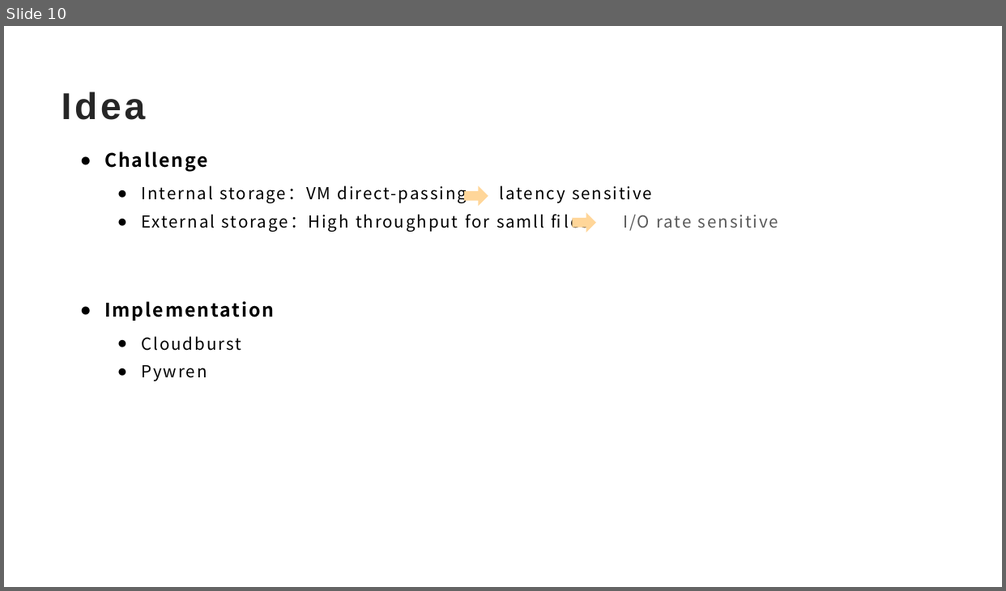
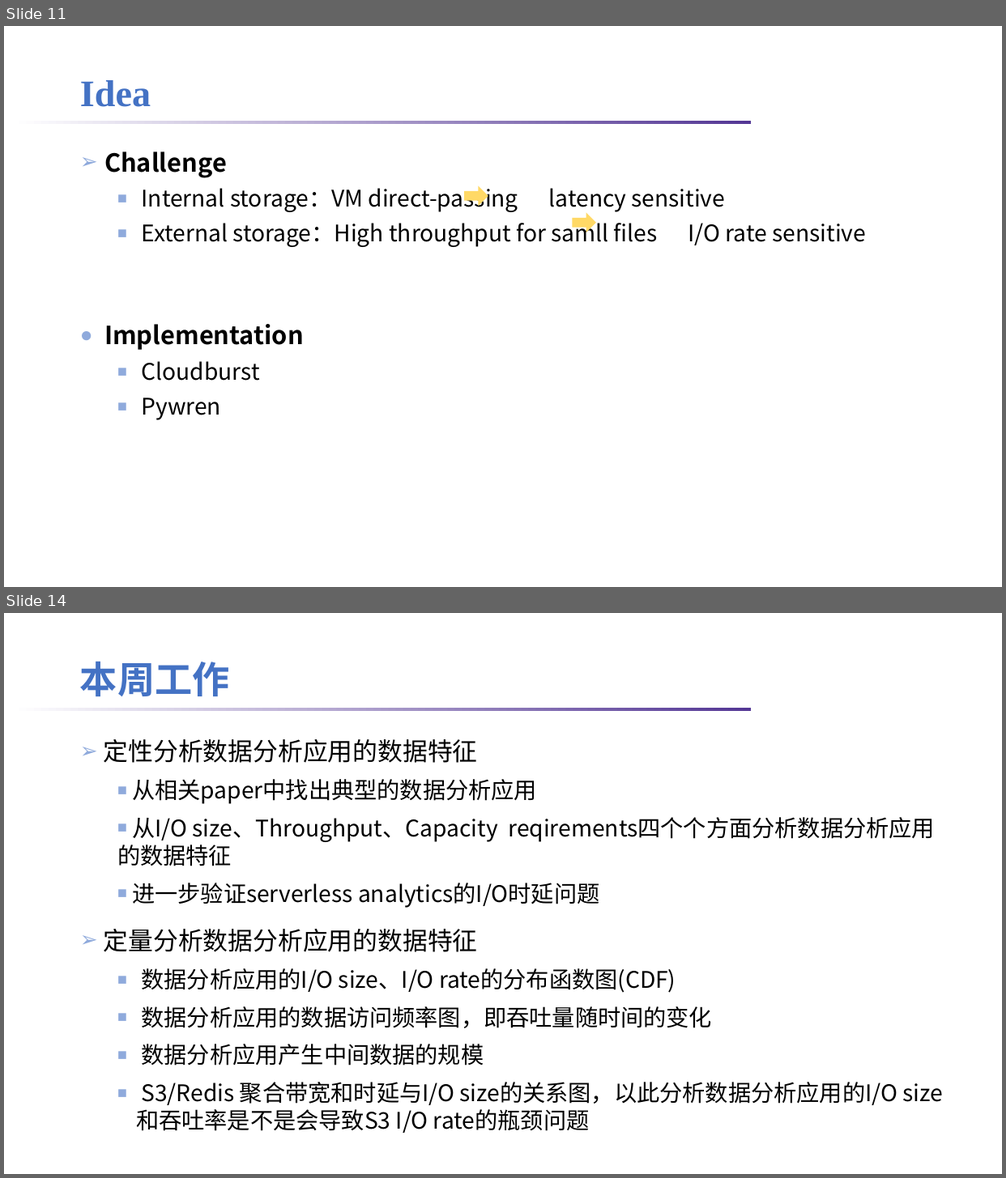
Before and after one commit to lt2000/ADSL, a slide deck: meeting/作图.pptx. Shown one above the other, each under a label of ours: slide 10 before the commit, slides 11 and 14 after it; the slides between them are not shown. The pictures are 1006x591 and 1006x1178 pixels, drawn with LibreOffice and Linux fonts; fonts in the diff are those of the drawing; background and template pictures are left out. Boxes give left, top, right and bottom in pixels: in the first picture for what was removed or moved away, otherwise in the second. Text is boxed around its words. In the diff, an @@ line names an element or a change of style, - is before the commit and + after.

```diff
--- a/meeting/作图.pptx
+++ b/meeting/作图.pptx
@@ slide 14 added at bbox=[4, 613, 1002, 1174], background #FFFFFF; not listed: 1 template element that a slide beside it also shows @@
@@ title added at bbox=[80, 661, 230, 696], 36 pt, text #4472C4, bold @@
+本周工作
@@ text added at bbox=[104, 739, 897, 1133], 22 pt, text #000000 @@
+➢ 定性分析数据分析应用的数据特征
+  ■ 从相关paper中找出典型的数据分析应用
+  ■ 从I/O size、Throughput、Capacity reqirements四个个方面分析数据分析应用的数据特征
+  ■ 进一步验证serverless analytics的I/O时延问题
+➢ 定量分析数据分析应用的数据特征
+  ■ 数据分析应用的I/O size、I/O rate的分布函数图(CDF)
+  ■ 数据分析应用的数据访问频率图，即吞吐量随时间的变化
+  ■ 数据分析应用产生中间数据的规模
+  ■ S3/Redis 聚合带宽和时延与I/O size的关系图，以此分析数据分析应用的I/O size和吞吐率是不是会导致S3 I/O rate的瓶颈问题
@@ what was slide 10 is now slide 11 @@
@@ slide 11 changed as well @@
@@ title "Idea": place and size @@
-title "Idea" at bbox=[62, 92, 146, 120]
+title "Idea" at bbox=[80, 80, 151, 107]
@@ title "Idea" at bbox=[80, 80, 151, 107]: font Arial to Times New Roman, text colour #262626 to #4472C4, letter spacing 3 to 0 pt; line spacing 1 to 1.2 @@
@@ rectangle added at bbox=[12, 121, 751, 124], fill gradient #FFFFFF to #543795 @@
@@ text "Challenge" at bbox=[104, 152, 865, 247]: size 18 to 24 pt in "Challenge", "Implementation"; letter spacing 1.5 to 0 pt; size 16 to 22 pt in "Internal storage：VM direct-passing latency sensitive", "External storage：High throughput for samll files I/O ...", "Cloudburst", "Pywren"; text colour #595959 to #000000 in "I/O rate sensitive"; bullet ● to ➢; line spacing 1.2 to 1.1; more space between paragraphs; bullet ● to ■; line spacing 1.1 to 0.9 @@
@@ right arrow at bbox=[465, 189, 486, 203]: fill #FFD699 to #FFD966; outline #FFD699 2.25 pt to #FFD966 2.25 pt @@
@@ right arrow at bbox=[573, 216, 594, 229]: fill #FFD699 to #FFD966; outline #FFD699 2.25 pt to #FFD966 2.25 pt @@
```
Also in this commit, not shown: 9 other slides changed, 3 other slides added, 1 slide removed, 1 other file.
